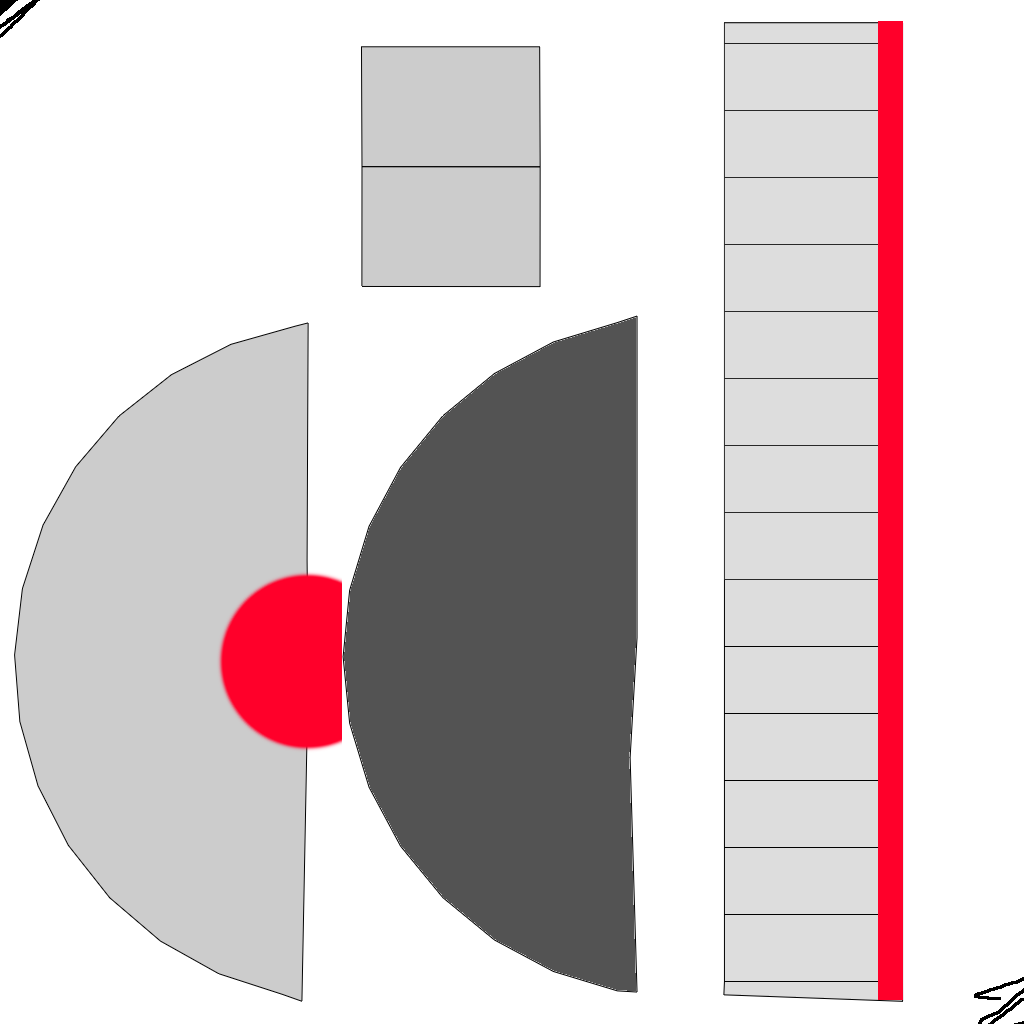
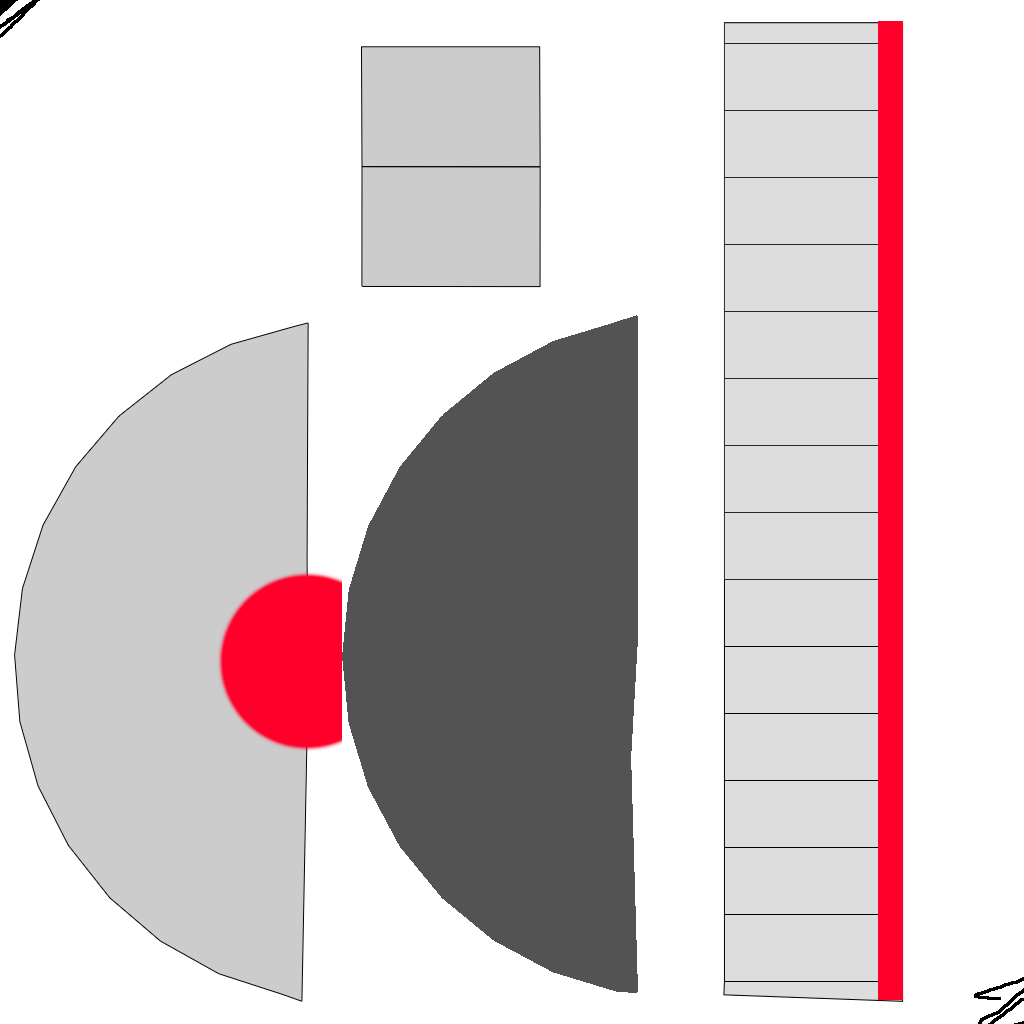
The second 1024×1024 image is a revision of the first. Changes to its layers:
painted on "Layer 1 copy" over (x1=342, y1=315, x2=638, y2=993)
